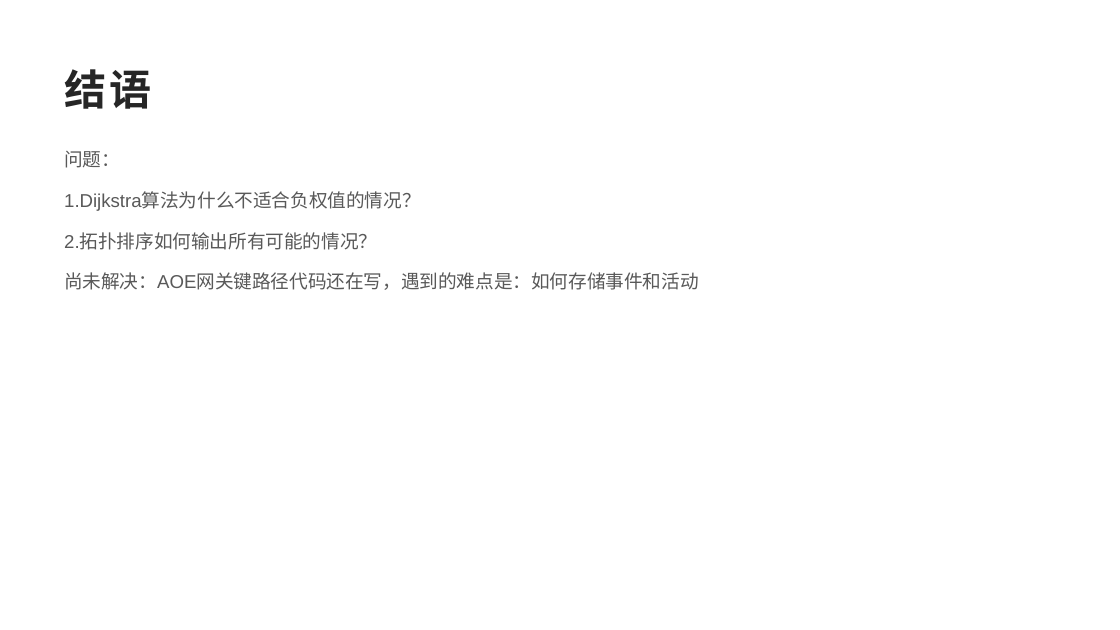
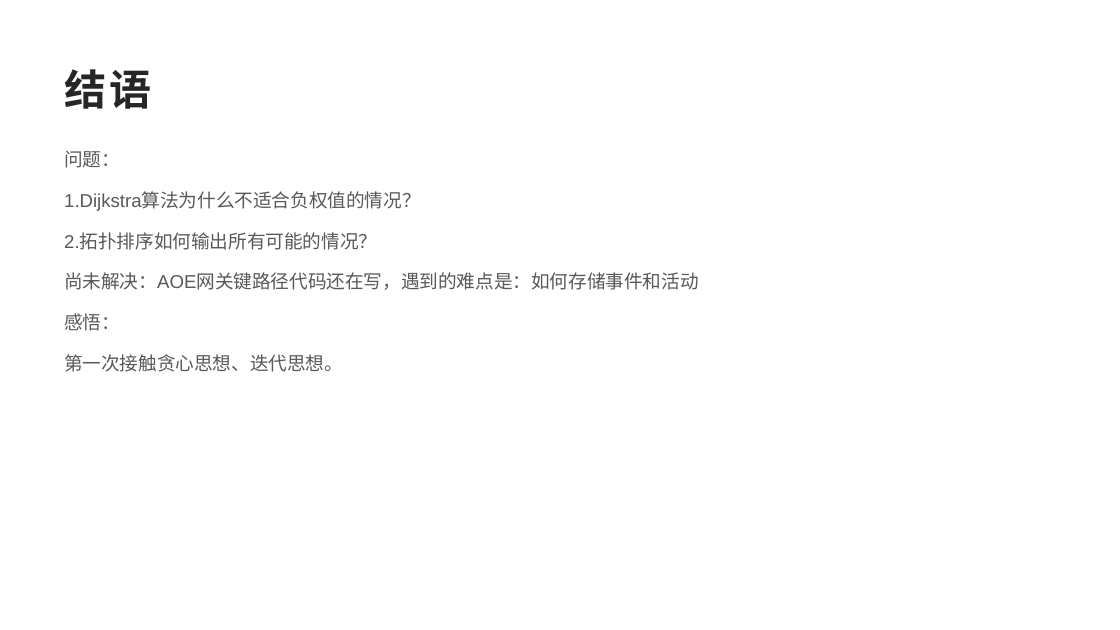
Before and after one commit to SSPUlearningteam1/DingJiaKen, a slide deck: slide 14 of 20200426-20200508丁家恳.pptx. Drawn at 1120x630 pixels with LibreOffice and Linux fonts; fonts in the diff are those of the drawing. Boxes give left, top, right and bottom in pixels: in the first picture for what was removed or moved away, otherwise in the second. Text is boxed around its words. In the diff, an @@ line names an element or a change of style, - is before the commit and + after.

```diff
--- a/20200426-20200508丁家恳.pptx
+++ b/20200426-20200508丁家恳.pptx
@@ text at (x1=64, y1=313, x2=343, y2=372): paragraphs added @@
+感悟：
+第一次接触贪心思想、迭代思想。
```
Also in this commit, not shown: 10 other files.
